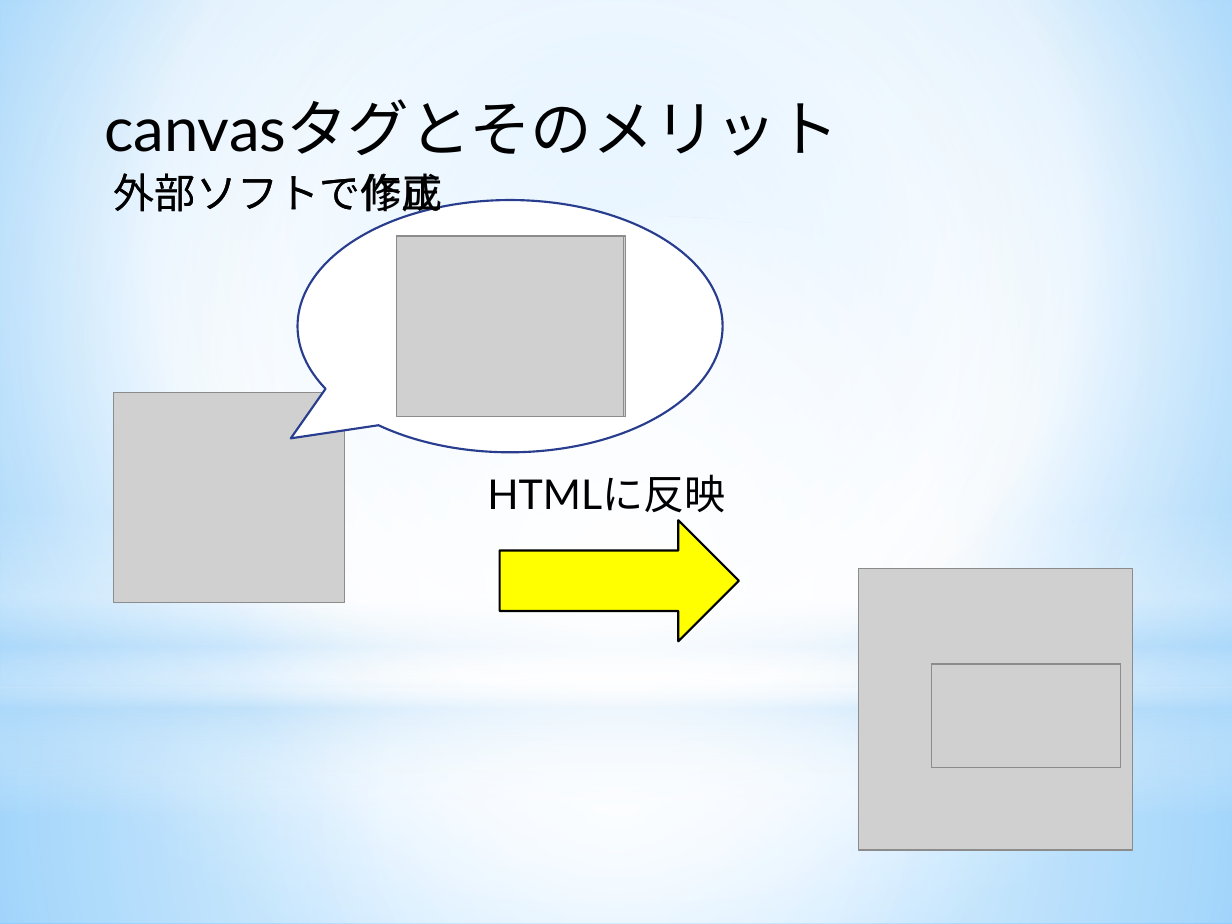
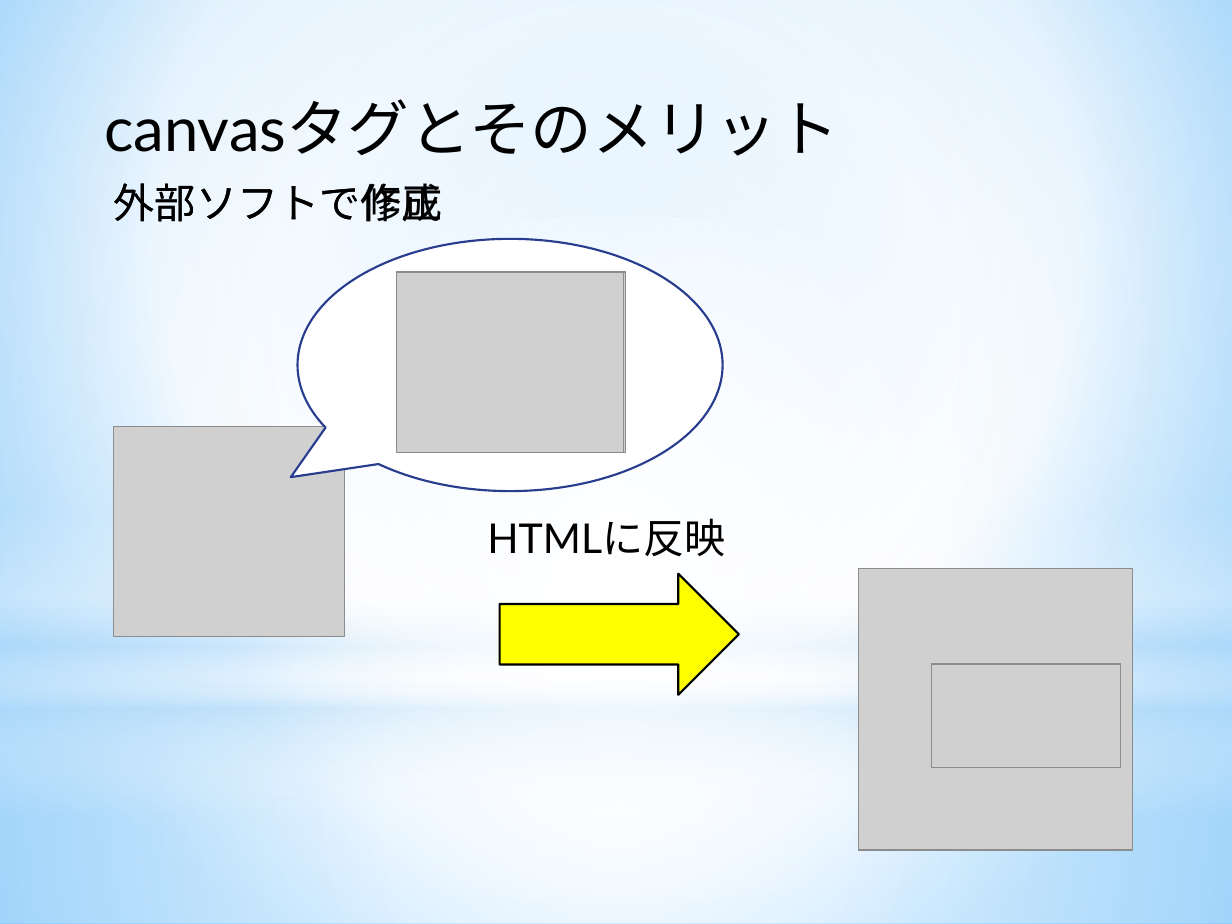
Before and after one commit to ooishitakamatutanaka/html5_final, a slide deck: slide 7 of 最終発表用.pptx (slide 3 before the commit). Drawn at 1232x924 pixels with LibreOffice and Linux fonts; fonts in the diff are those of the drawing; grey boxes stand for pictures. Boxes give left, top, right and bottom in pixels: in the first picture for what was removed or moved away, otherwise in the second. Text is boxed around its words. In the diff, an @@ line names an element or a change of style, - is before the commit and + after.

```diff
--- a/最終発表用.pptx
+++ b/最終発表用.pptx
@@ text "外部ソフトで作成" rewrapped from <box>114,173,443,219</box> to <box>114,183,443,222</box> @@
@@ text "外部ソフトで修正" rewrapped from <box>114,173,443,219</box> to <box>114,183,443,222</box> @@
@@ speech bubble: place and size @@
-speech bubble at <box>298,200,723,452</box>
+speech bubble at <box>298,239,723,492</box>
@@ 3 pictures: place and size @@
-3 pictures at <box>113,237,626,604</box>
+3 pictures at <box>113,272,626,637</box>
@@ text "HTMLに反映": place and size @@
-text "HTMLに反映" at <box>487,474,725,513</box>
+text "HTMLに反映" at <box>487,518,725,557</box>
@@ right arrow: place and size @@
-right arrow at <box>500,520,739,641</box>
+right arrow at <box>500,574,739,695</box>
```
Also in this commit, not shown: 2 other slides changed, 4 slides added.
